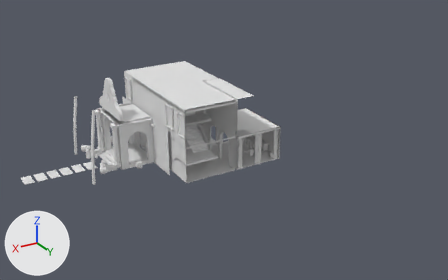
The glTF model villa-saanjh/bake/room.glb as it was, and as the next commit left it.
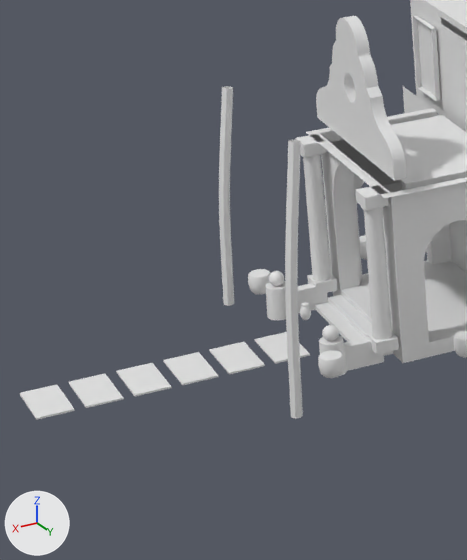
The first picture shows the older version from a 50 mm camera at (48.3, 62.8, 27.7) aimed at (18.4, 13.0, 2.8). The close-ups show the older and then the newer version on the part from 3% to 31% of the width and 26% to 79% of the height of that picture. Only the edits that show in the close-ups are written down. Every picture has the same lights, and +X, +Y and +Z are marked at lower left. Where no turn or scale is listed for an object, it has been applied to the vertices. Vertices at exactly the same position are counted once.

The scene before the commit, as lines of its bpy script (objects in view):
```python
me_kit_entry_clay = bpy.data.meshes.new('kit:entry|clay')
me_kit_entry_clay.from_pydata(...)  # 568 vertices, 1120 faces; spans x 25.66..30.14, y 1.06..9.44, z 0.0..0.56
me_kit_entry_trunk = bpy.data.meshes.new('kit:entry|trunk')
me_kit_entry_trunk.from_pydata(...)  # 154 vertices, 280 faces; spans x 29.55..31.36, y 1.11..9.54, z -0.46..6.97
me_shell_entry_paving = bpy.data.meshes.new('shell:entry|paving')
me_shell_entry_paving.from_pydata(...)  # 137 vertices, 192 faces; spans x 24.0..28.4, y 2.6..7.9, z -0.3..0.0
ob_kit_entry_clay = bpy.data.objects.new('kit:entry|clay', me_kit_entry_clay)
ob_kit_entry_clay.location = (0.0, 0.0, 0.0)
ob_kit_entry_trunk = bpy.data.objects.new('kit:entry|trunk', me_kit_entry_trunk)
ob_kit_entry_trunk.location = (0.0, 0.0, 0.0)
ob_shell_entry_paving = bpy.data.objects.new('shell:entry|paving', me_shell_entry_paving)
ob_shell_entry_paving.location = (0.0, 0.0, 0.0)
# also in view: 'shell:entry|teak' at (26.0, 5.2, 4.6); 'kit:entry|render' at (26.7, 5.2, 4.1); 'shell:entry|render' at (26.2, 5.8, 2.1); 'shell:foyer|ceiling' at (20.0, 7.5, 5.1); 'shell:foyer|plaster' at (20.0, 7.5, 3.8)
```
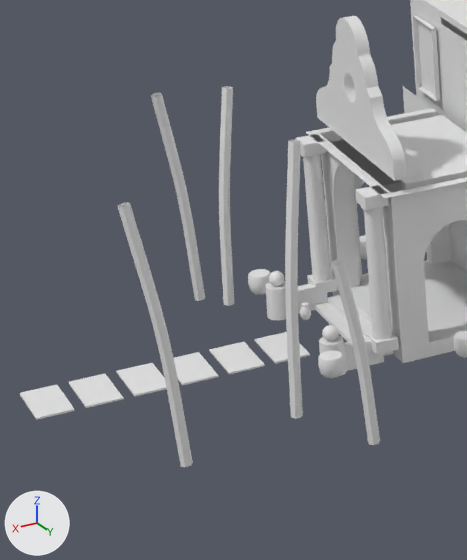
The change, as a list of edits to the scene's bpy script:
```text
Change me_kit_entry_trunk:
    used by ob_kit_entry_trunk; location = (0.0, 0.0, 0.0)
    remove me_kit_entry_trunk.from_pydata(...)  # 154 vertices, 280 faces; spans x 29.55..31.36, y 1.11..9.54, z -0.46..6.97
    add me_kit_entry_trunk.from_pydata(...)  # 385 vertices, 700 faces; spans x 29.55..35.31, y 0.64..12.05, z -0.46..6.97
    me_kit_entry_trunk part 1: a new loose piece of 77 vertices spanning x 30.84..31.85, y 0.64..1.29, z -0.46..6.08
    me_kit_entry_trunk part 2: a new loose piece of 77 vertices spanning x 34.34..35.31, y 9.82..10.64, z -0.46..6.57
    me_kit_entry_trunk part 3: a new loose piece of 77 vertices spanning x 29.84..30.77, y 11.64..12.05, z -0.46..4.77
```

Where the change shows, as pixel boxes [x1, y1, x2, y2] in the close-ups (467 x 560 px):
'kit:entry|trunk', reshaped (209% wider, 14% taller): before [219, 86, 303, 419]; after [118, 86, 380, 467]
part 1 of me_kit_entry_trunk, added: after [151, 92, 205, 301]
part 2 of me_kit_entry_trunk, added: after [118, 202, 193, 467]
part 3 of me_kit_entry_trunk, added: after [331, 259, 380, 445]
